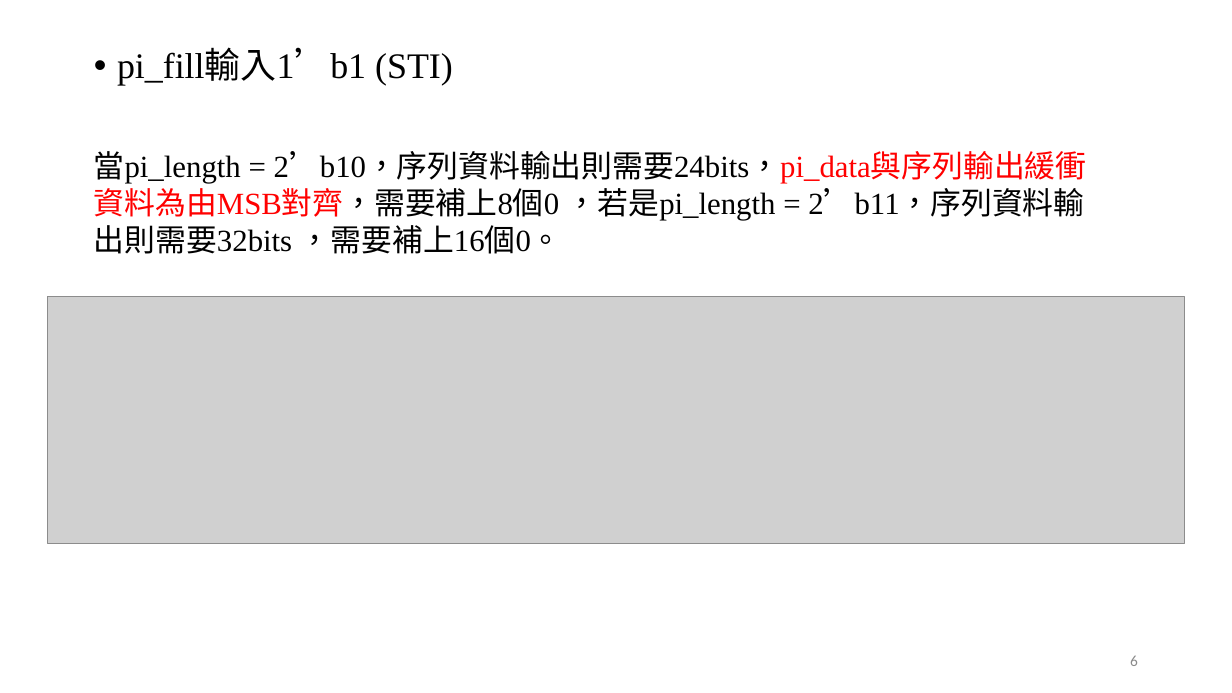
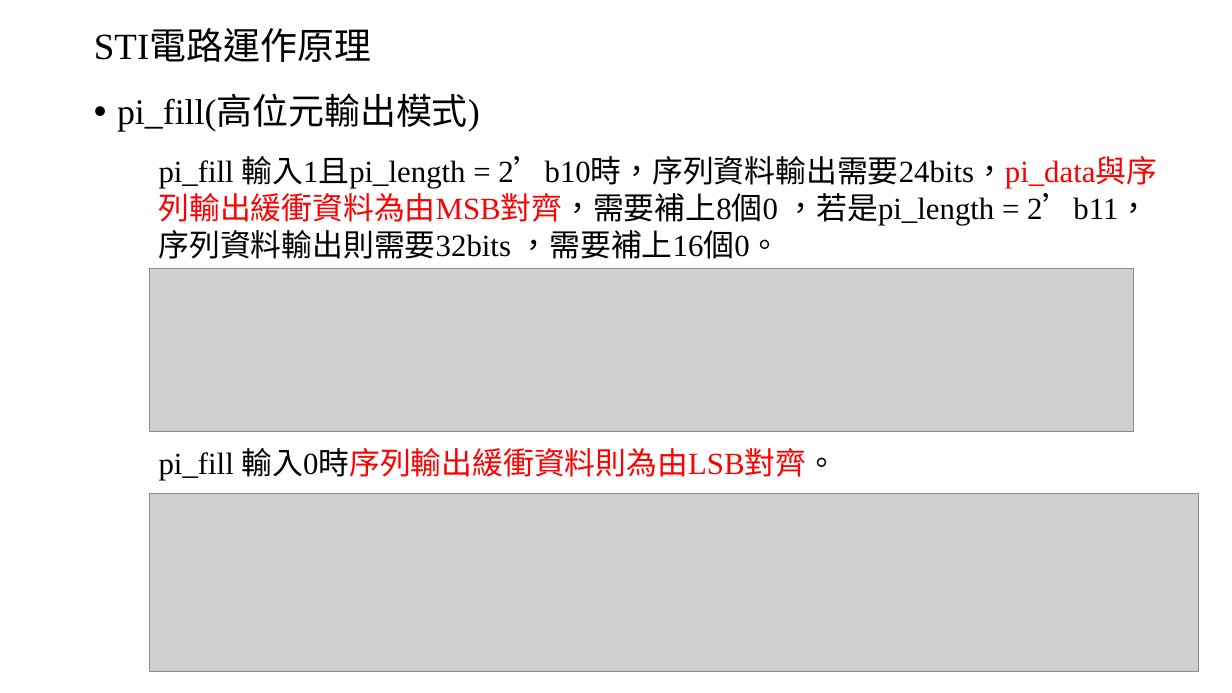
Before and after one commit to Chi-Yung/Chi-Yung, a slide deck: slide 7 of 報告.pptx. Drawn at 1232x693 pixels with LibreOffice and Linux fonts; fonts in the diff are those of the drawing; grey boxes stand for pictures. Boxes give left, top, right and bottom in pixels: in the first picture for what was removed or moved away, otherwise in the second. Text is boxed around its words. In the diff, an @@ line names an element or a change of style, - is before the commit and + after.

```diff
--- a/報告.pptx
+++ b/報告.pptx
@@ title added at [94, 31, 371, 62], 28.8 pt, text #000000 @@
+STI電路運作原理
@@ text at [117, 97, 480, 132]: text changed @@
-• pi_fill輸入1’b1 (STI)
+• pi_fill(高位元輸出模式)
@@ text at [159, 156, 1157, 259]: text changed @@
-當pi_length = 2’b10，序列資料輸出則需要24bits，pi_data與序列輸出緩衝資料為由MSB對齊，需要補上8個0 ，若是pi_length = 2’b11，序列資料輸出則需要32bits ，需要補上16個0。
+pi_fill 輸入1且pi_length = 2’b10時，序列資料輸出需要24bits，pi_data與序列輸出緩衝資料為由MSB對齊，需要補上8個0 ，若是pi_length = 2’b11，序列資料輸出則需要32bits ，需要補上16個0。
@@ picture: place and size @@
-picture at [48, 296, 1185, 543]
+picture at [150, 268, 1134, 432]
@@ text added at [159, 448, 837, 480], 24 pt, text #FF0000 @@
+pi_fill 輸入0時序列輸出緩衝資料則為由LSB對齊。
@@ picture added at [150, 494, 1199, 671] @@
@@ page number removed at [1130, 655, 1138, 666] @@
-6
```
Also in this commit, not shown: 9 other slides changed, 5 slides added, 3 slides removed.
